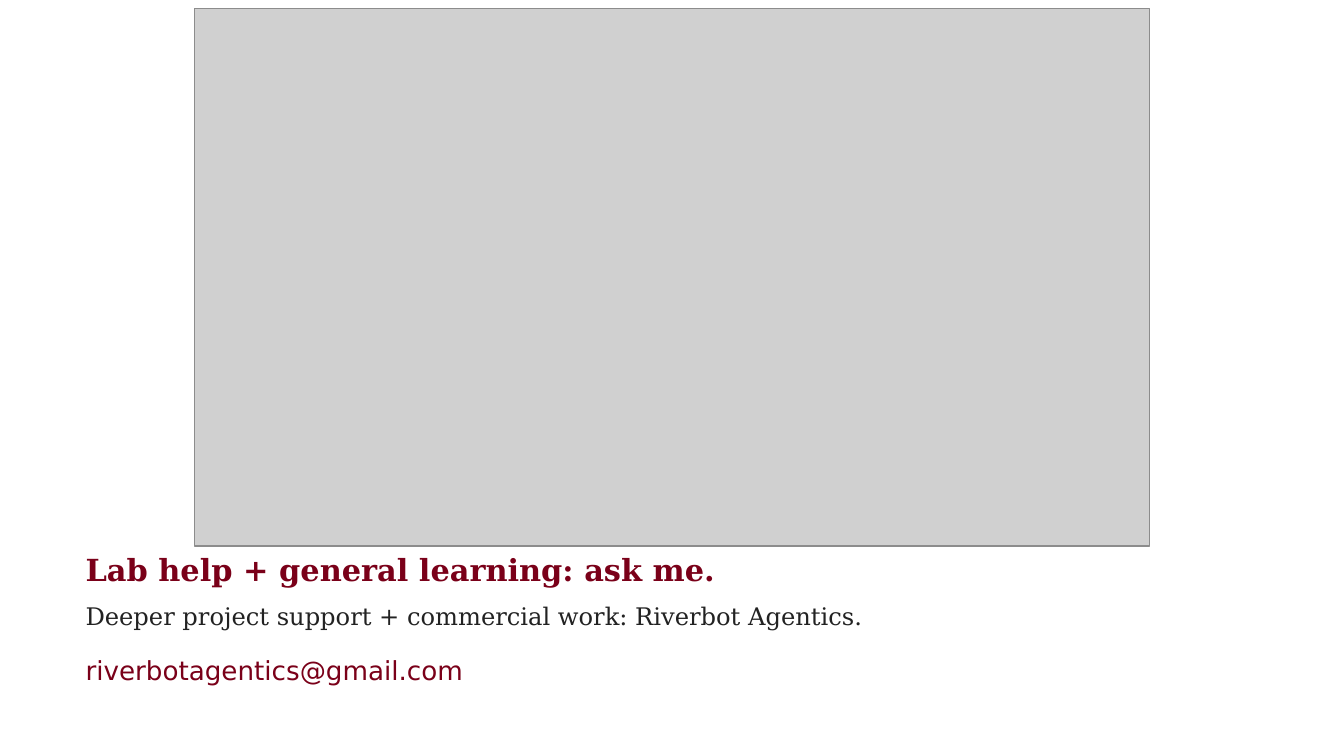
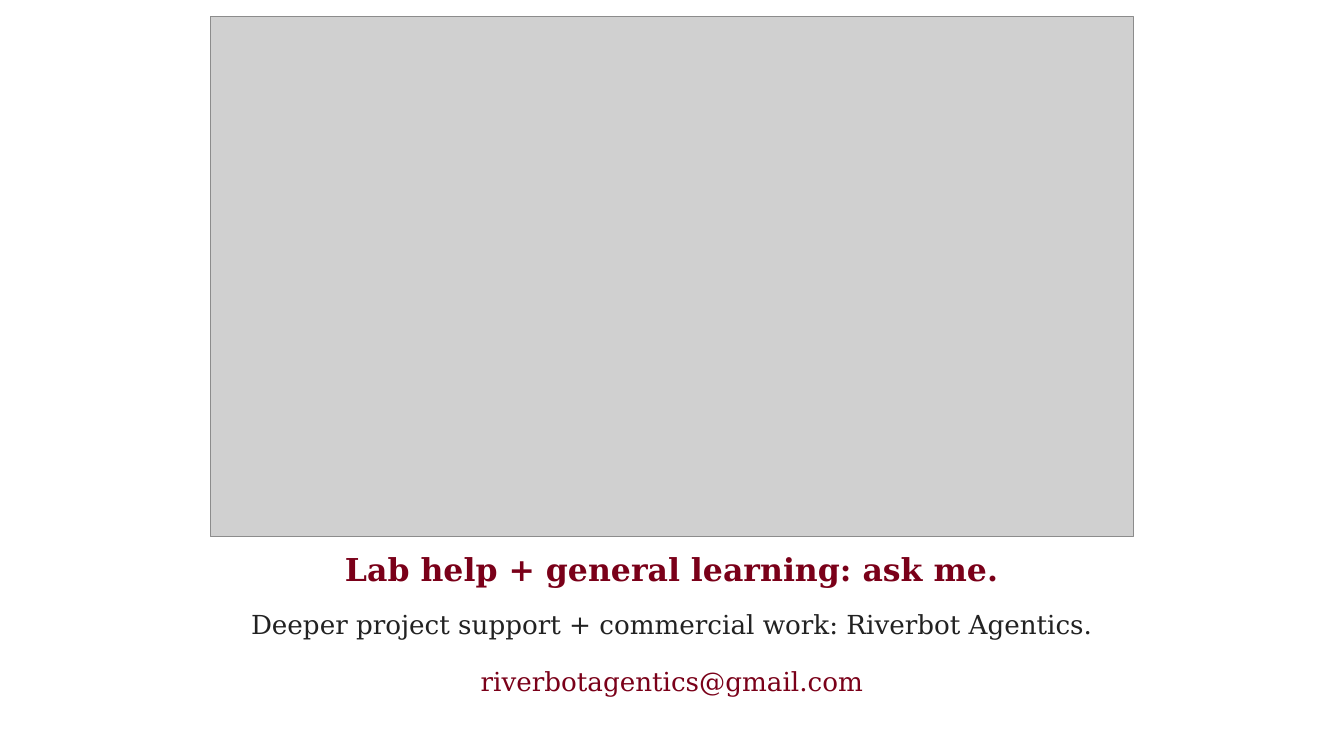
Before and after one commit to ehrmanj-chap/agentics_labs_lectures, a slide deck: slide 20 of downloads/Lab_1_Human_Agent_Loop.pptx (slide 14 before the commit). Drawn at 1344x756 pixels with LibreOffice and Linux fonts; fonts in the diff are those of the drawing; grey boxes stand for pictures. Boxes give left, top, right and bottom in pixels: in the first picture for what was removed or moved away, otherwise in the second. Text is boxed around its words. In the diff, an @@ line names an element or a change of style, - is before the commit and + after.

```diff
--- a/downloads/Lab_1_Human_Agent_Loop.pptx
+++ b/downloads/Lab_1_Human_Agent_Loop.pptx
@@ picture: place and size @@
-picture at bbox=[195, 8, 1150, 545]
+picture at bbox=[211, 17, 1134, 537]
@@ text "Lab help + general learning: ...": place and size @@
-text "Lab help + general learning: ..." at bbox=[86, 558, 715, 588]
+text "Lab help + general learning: ..." at bbox=[345, 557, 998, 588]
@@ text "Lab help + general learning: ..." at bbox=[345, 557, 998, 588]: size 21.8 to 22.5 pt; alignment left to centre @@
@@ text "Deeper project support + commercial ...": place and size @@
-text "Deeper project support + commercial ..." at bbox=[86, 606, 862, 631]
+text "Deeper project support + commercial ..." at bbox=[251, 614, 1092, 639]
@@ text "Deeper project support + commercial ..." at bbox=[251, 614, 1092, 639]: size 17.2 to 18.8 pt; alignment left to centre @@
@@ text "riverbotagentics@gmail.com": place and size @@
-text "riverbotagentics@gmail.com" at bbox=[86, 660, 463, 685]
+text "riverbotagentics@gmail.com" at bbox=[481, 671, 863, 697]
@@ text "riverbotagentics@gmail.com" at bbox=[481, 671, 863, 697]: font DejaVu Sans to DejaVu Serif; alignment left to centre @@
```
Also in this commit, not shown: 9 other slides changed, 10 slides added, 4 slides removed, 11 other files.
